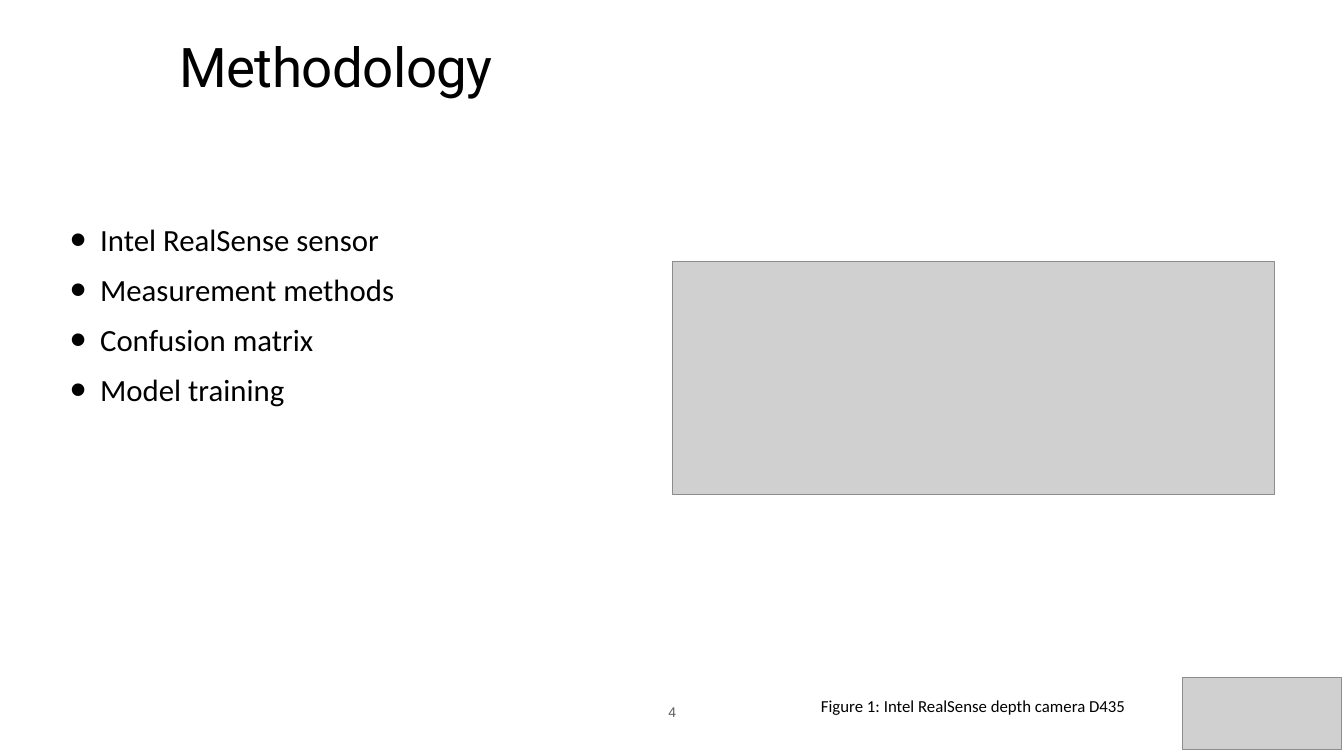
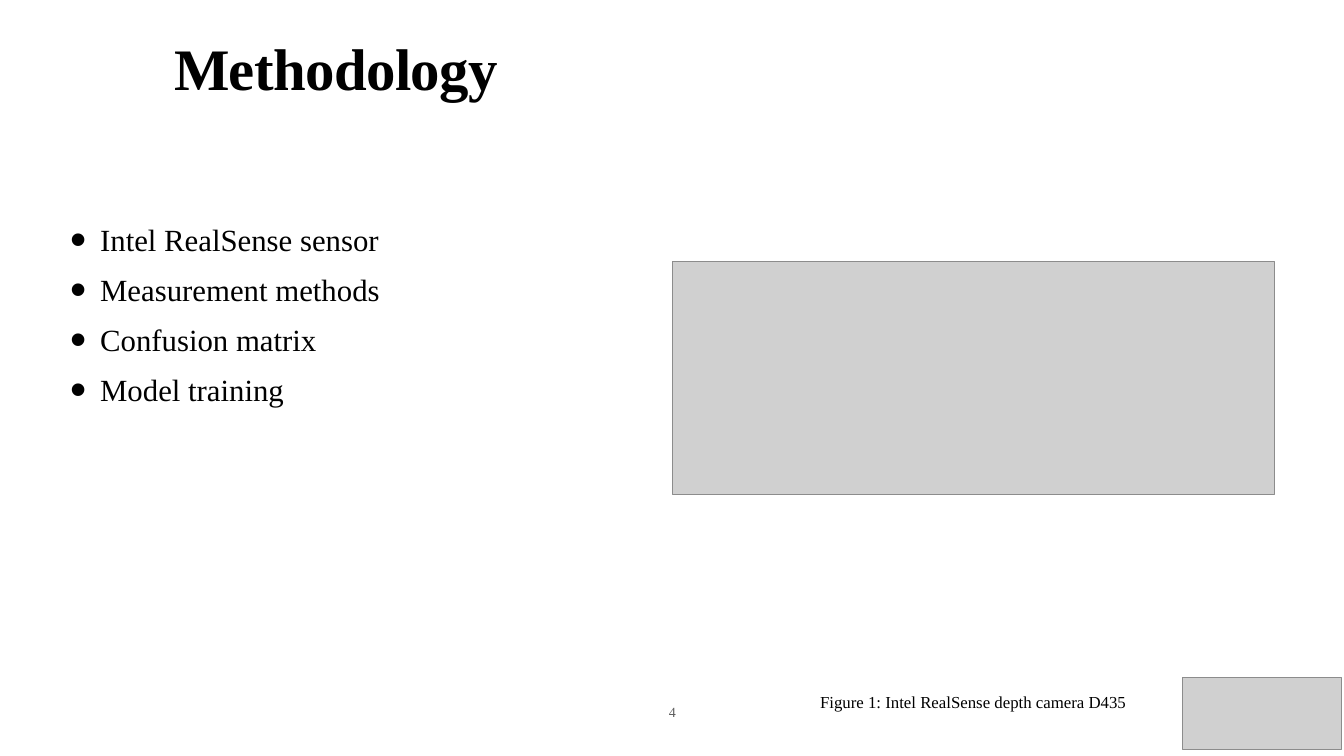
Before and after one commit to kushalprakash6/ObjectDetectionAndTracking, a slide deck: slide 4 of documents/Presentation.pptx. Drawn at 1344x756 pixels with LibreOffice and Linux fonts; fonts in the diff are those of the drawing; grey boxes stand for pictures. Boxes give left, top, right and bottom in pixels: in the first picture for what was removed or moved away, otherwise in the second. Text is boxed around its words. In the diff, an @@ line names an element or a change of style, - is before the commit and + after.

```diff
--- a/documents/Presentation.pptx
+++ b/documents/Presentation.pptx
@@ title "Methodology" at [174,49,498,101]: size 78.1 to 84 pt, font Roboto to Times New Roman, bold on @@
@@ text "Intel RealSense sensor" at [100,229,379,407]: font Calibri to Times New Roman @@
@@ text "Figure 1: Intel RealSense depth ..." at [820,696,1126,712]: font Calibri to Times New Roman @@
```
Also in this commit, not shown: 10 other slides changed, 1 slide added, 1 other file.
